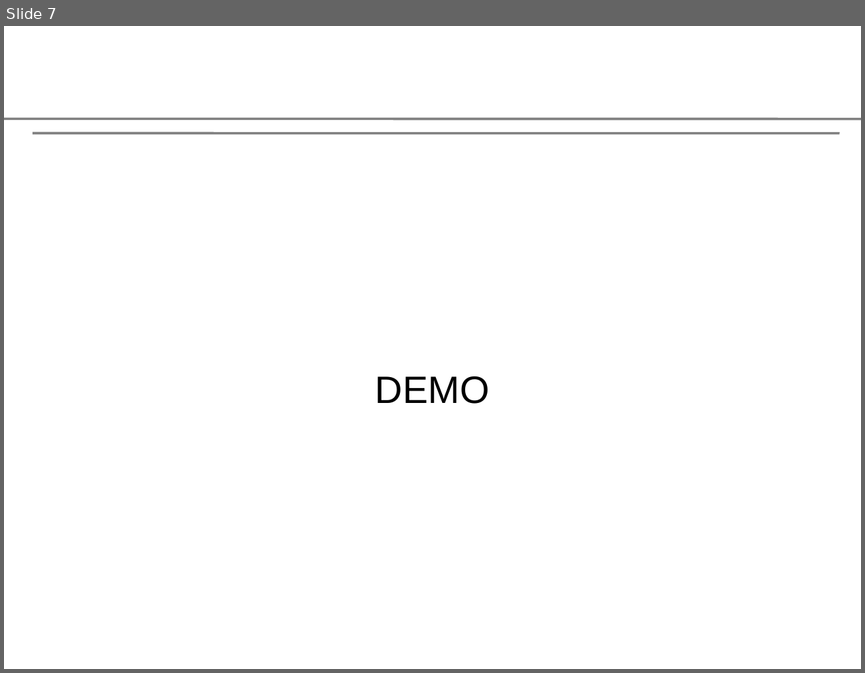
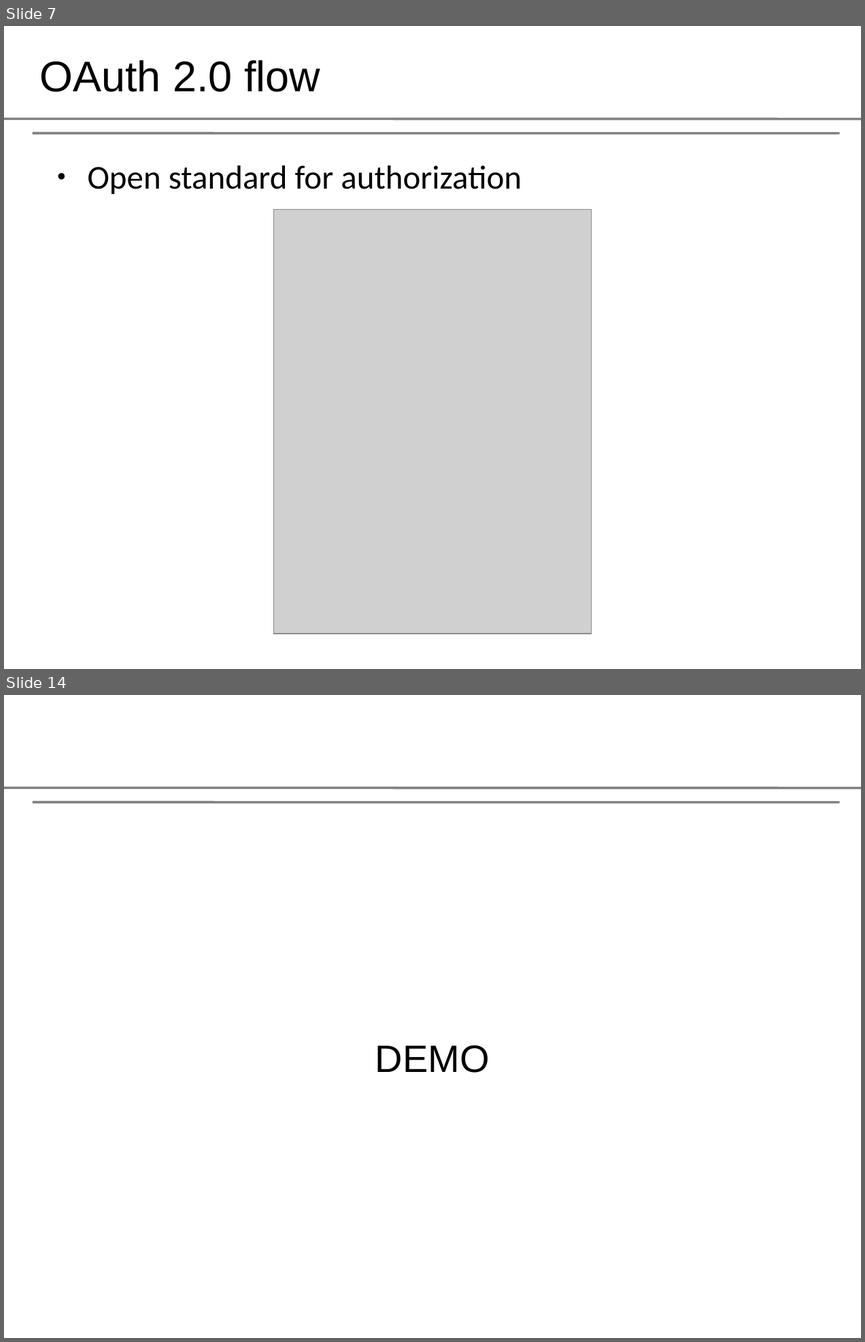
Before and after one commit to aashish-pathak/leadsnetwork, a slide deck: leads_in.odp. Shown one above the other, each under a label of ours: slide 7 before the commit, slides 7 and 14 after it; the slides between them are not shown. The pictures are 865x673 and 865x1342 pixels, drawn with LibreOffice and Linux fonts; fonts in the diff are those of the drawing; grey boxes stand for pictures; background and template pictures are left out. Boxes give left, top, right and bottom in pixels: in the first picture for what was removed or moved away, otherwise in the second. Text is boxed around its words. In the diff, an @@ line names an element or a change of style, - is before the commit and + after.

```diff
--- a/leads_in.odp
+++ b/leads_in.odp
@@ slide 7 added at [4,26,861,669], background #FFFFFF; not listed: 2 template elements that a slide beside it also shows @@
@@ title added at [39,60,320,92], 36 pt, text #000000 @@
+OAuth 2.0 flow
@@ text added at [88,165,521,194], 28 pt, text #000000 @@
+● Open standard for authorization
@@ picture added at [274,210,591,633] @@
@@ what was slide 7 is now slide 14 @@
```
Also in this commit, not shown: 2 slides changed, 20 other slides added, 1 slide removed.
